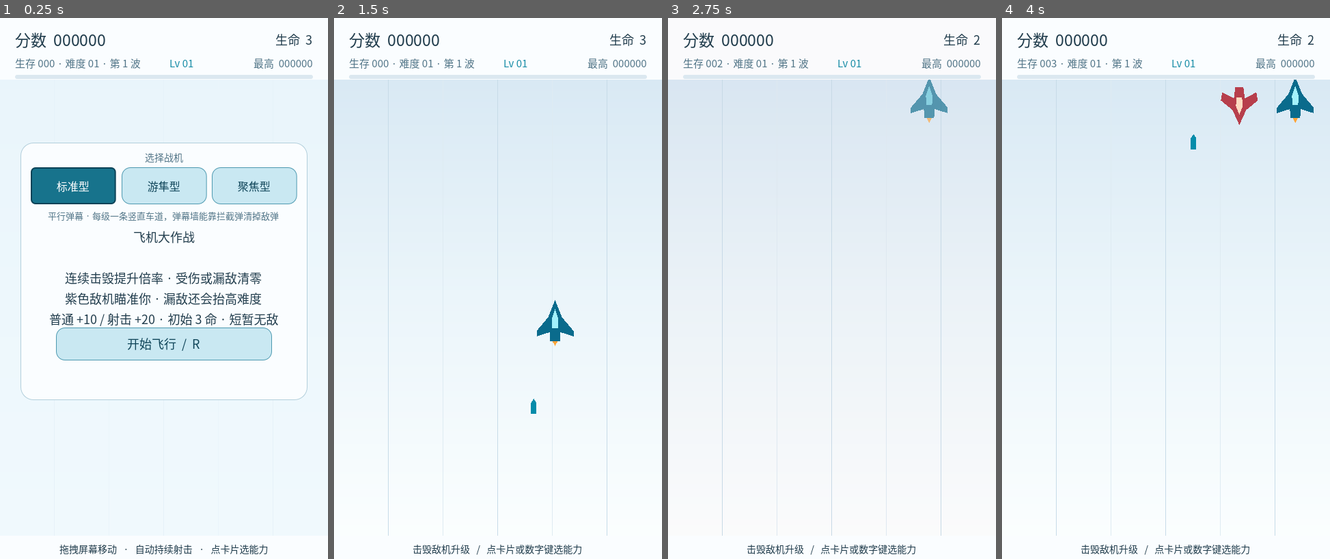
Above: before the commit, frames 1-4 (left to right).
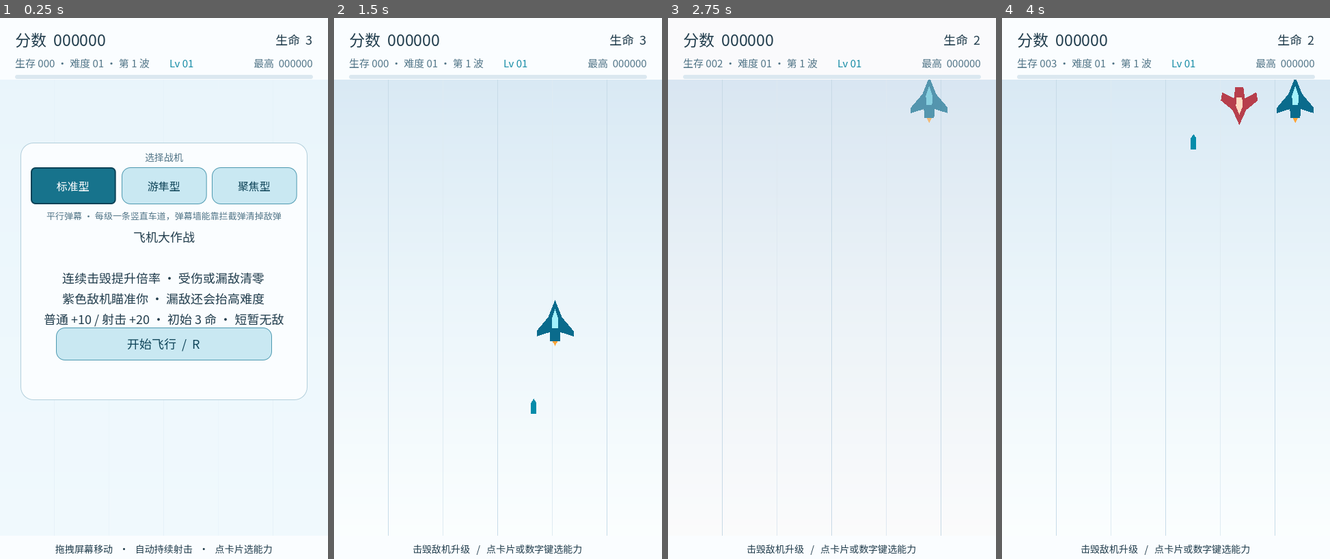
Above: after the commit, the same moments.

Repository: ixx-long/PlaneBattle
Game: Godot game, scene res://scenes/Main.tscn
Two runs of this game, one before a commit and one after it. Both use one fixed random seed, a clock stepped at 60 frames per second and the inputs below.
Inputs (mouse positions are in pixels of both pictures, inside the frame that each line leads up to):
- Up to frame 1 (0.25 s): no input
- Up to frame 2 (1.5 s): click "开始飞行 / R" at 0.5 s; tap Enter at 1.25 s; move the mouse to (570, 266) at 1.27 s; hold D (move_right) from 1.28 s (still down); tap 1 (choice_1) at 1.35 s; click (570, 266) at 1.42 s
- Up to frame 3 (2.75 s): release D (move_right) at 2 s; drag from (766, 320) to (940, 50) at 2.02 s
- Up to frame 4 (4 s): move the mouse to (1198, 169) at 2.77 s; hold D (move_right) 2.78-3.5 s; tap 3 (choice_3) at 2.85 s; drag from (1149, 402) to (1310, 99) at 3.52 s

The runs differ from the first frame. In frame 1, 4.5% of the frame differs, in the area x 4-95%, y 2-100%; in frame 2, 0.7%; in frame 3, 0.7%; in frame 4, 0.7%.

Commit message:
Web 版中文变方块：随包一份 OFL 中文字体子集
真人在浏览器里打开页面后反馈"中文全是方块"——文档里登记过的那条限制（Web 上没有系统
字体可查）被证实了。这一轮把它修掉，并且**把它变成断言**，因为这类问题肉眼极难发现、
而它本来是可以被构建拦住的。

修复：
- 新增 tools/build_font.py：从 SIL OFL 授权的 Noto Sans SC 裁出**只含项目里会显示的字**
  的子集（`.tscn/.tres` 取全文，`.gd` 只取字符串字面量——注释里的字永远显示不出来），
  固化到 wght=400，输出 823 个码位 / 259 KB，并附上 OFL 许可证文本。
  子集化之后**再验一遍覆盖率**（收集到的字必须一个不少地出现在子集里），
  因为"偶尔缺一个字"正是子集化最典型、也最难靠肉眼发现的故障。
- assets/ui_theme.tres：默认字体从"纯 SystemFont"改成 **随包字体子集 + SystemFont 兜底**。
  桌面版几乎无感（候选表还在，负责子集之外的意外字符），Web 版则终于有中文了。
- smoke 新增 4 条断言：默认字体必须带随包字体文件、界面里会出现的每个字都必须在子集里
  （缺哪个报哪个）、以及一条对照——用一个确定不在子集里的生僻字证明覆盖率断言不是恒真。
  总断言 471 → 475。

顺带修掉一个把我引偏的坑：**`export_presets.cfg` 里不能写 `#` 注释**。Godot 的 ConfigFile
只认 `;`，`#` 行会让解析错位，引擎报的却是一个毫不相干的键缺失
（`Couldn't find the given section "preset.0" and key "exclude_filter"`），而这条 ERROR
还会把 import/launch 的日志弄脏、让流水线失败。解释性注释现在都写在 export_web.py 里。

另外：源字体本体（17 MB 的变量字体）走 jsDelivr 的 GitHub 镜像分块下载——这个环境从
raw.githubusercontent 拉十几 MB 会被对端提前断开，同一个文件走 CDN 稳定；缓存目录
tools/fonts/ 已 gitignore，随包的是裁出来的子集。

八个验证模式全绿；九张截图已按新字体重出（字形略有变化）；Web 版重新导出并发布到
gh-pages（pck 0.29 → 0.47 MB，多出来的就是字体）。

Diff:
--- a/outputs/PlaneBattle/assets/ui_theme.tres
+++ b/outputs/PlaneBattle/assets/ui_theme.tres
@@ -1,7 +1,13 @@
-[gd_resource type="Theme" load_steps=5 format=3]
+[gd_resource type="Theme" load_steps=7 format=3]
 
-[sub_resource type="SystemFont" id="UIFont"]
+[ext_resource type="FontFile" path="res://assets/fonts/NotoSansSC-Regular.subset.ttf" id="1_uifont"]
+
+[sub_resource type="SystemFont" id="SystemFallback"]
 font_names = PackedStringArray("Microsoft YaHei", "Noto Sans CJK SC", "PingFang SC", "WenQuanYi Zen Hei")
+
+[sub_resource type="FontVariation" id="UIFont"]
+base_font = ExtResource("1_uifont")
+fallbacks = Array[Font]([SubResource("SystemFallback")])
 
 [sub_resource type="StyleBoxFlat" id="NormalButton"]
 bg_color = Color(0.79, 0.91, 0.95, 1)
--- a/outputs/PlaneBattle/tests/SmokeTest.gd
+++ b/outputs/PlaneBattle/tests/SmokeTest.gd
@@ -490,6 +490,50 @@
 		"HUD 的触屏判定直接取引擎的能力查询，不自己猜平台"
 	)
 	await clear_arena()
+
+	# --- 字体与界面用字的覆盖 ---
+	# 这两条是为一个已经发生过的真实现象加的：**Web 版上中文全变成方块**。
+	# 原因是主题只靠 SystemFont 取系统字体，而浏览器里根本没有系统字体可查。
+	# 现在的做法是随包一份 OFL 授权的中文字体子集（tools/build_font.py 从 Noto Sans SC
+	# 裁出来），SystemFont 退居 fallback。下面两条分别守住"有没有兜底字体"与
+	# "界面里会出现的字是不是都被兜住了"——子集化最典型的故障就是偶尔缺一个字，
+	# 那种问题靠肉眼极难发现，而这条断言会把缺的字直接报出来。
+	var ui_theme: Theme = load("res://assets/ui_theme.tres")
+	check(ui_theme != null and ui_theme.default_font != null, "主题设置了默认字体")
+	var bundled: Font = ui_theme.default_font
+	if bundled is FontVariation:
+		bundled = (bundled as FontVariation).base_font
+	check(
+		bundled is FontFile,
+		"默认字体带**随包的字体文件**，而不是只靠 SystemFont（只靠系统字体时 Web 上会全变方块）"
+	)
+	var visible_texts: Array[String] = [
+		game.hud.hint_label.text, game.hud.message_label.text,
+		game.hud.score_label.text, game.hud.lives_label.text, game.hud.best_label.text,
+		game.hud.status_label.text, game.hud.level_label.text,
+	]
+	for upgrade in game.UPGRADES:
+		visible_texts.append(str(upgrade["name"]))
+		visible_texts.append(str(upgrade["detail"]))
+	for ship in game.SHIPS:
+		visible_texts.append(str(ship["name"]))
+		visible_texts.append(str(ship["detail"]))
+	var uncovered := {}
+	for text in visible_texts:
+		for index in range(text.length()):
+			var code: int = text.unicode_at(index)
+			if code > 32 and not bundled.has_char(code):
+				uncovered[text.substr(index, 1)] = true
+	check(
+		uncovered.is_empty(),
+		"界面里会显示的字都在随包字体里（缺字会直接报出来，实测缺：%s）" % str(uncovered.keys())
+	)
+	# 自检：用一个确定不在子集里的生僻字确认这条断言**真的能发现缺字**，而不是恒真。
+	# 少了这一条，"界面用字全覆盖"这句结论随时可能因为 has_char 的语义变化而变成空话。
+	check(
+		not bundled.has_char(0x9F98),
+		"（对照）子集确实不包含生僻字，说明上面那条覆盖率断言不是恒真"
+	)
 
 	# --- 游隼型的追踪导弹 ---
 	# **主弹幕一律照直飞，追踪是另一路武器。** 这是被数据逼出来的结构：
Binary file added: outputs/PlaneBattle/assets/fonts/NotoSansSC-Regular.subset.ttf
Not shown, added: outputs/PlaneBattle/assets/fonts/NotoSansSC-Regular.subset.ttf.import
Not shown, added: outputs/PlaneBattle/assets/fonts/OFL.txt
Not shown, changed: outputs/PlaneBattle/export_presets.cfg
Not shown, changed: .gitignore
Not shown, changed: README.md
Not shown, changed: screenshots/beam.png
Not shown, changed: screenshots/boss.png
Not shown, changed: screenshots/effects.png
Not shown, changed: screenshots/gameover.png
Not shown, changed: screenshots/homing.png
Not shown, changed: screenshots/levelup.png
(and 7 more such lines)
